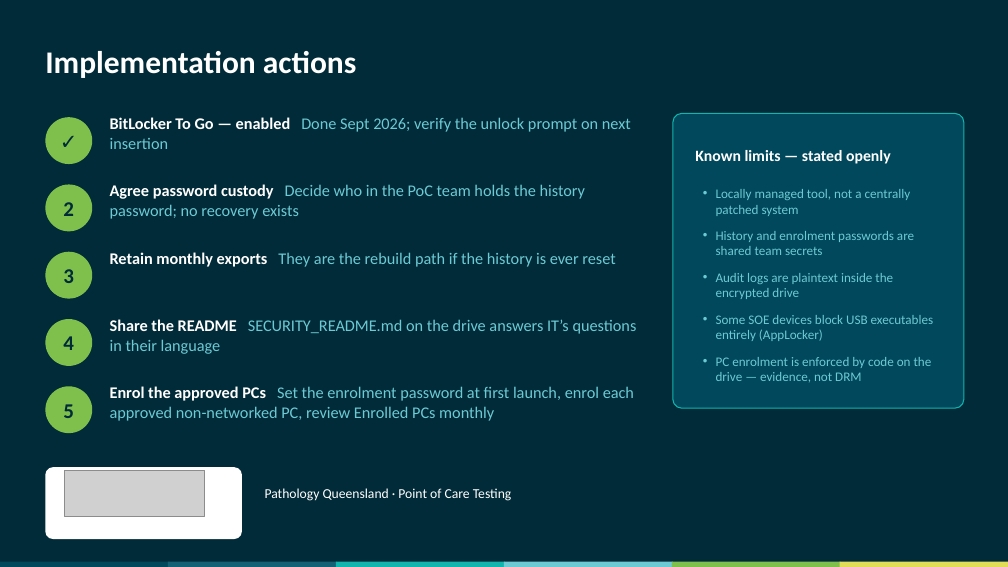
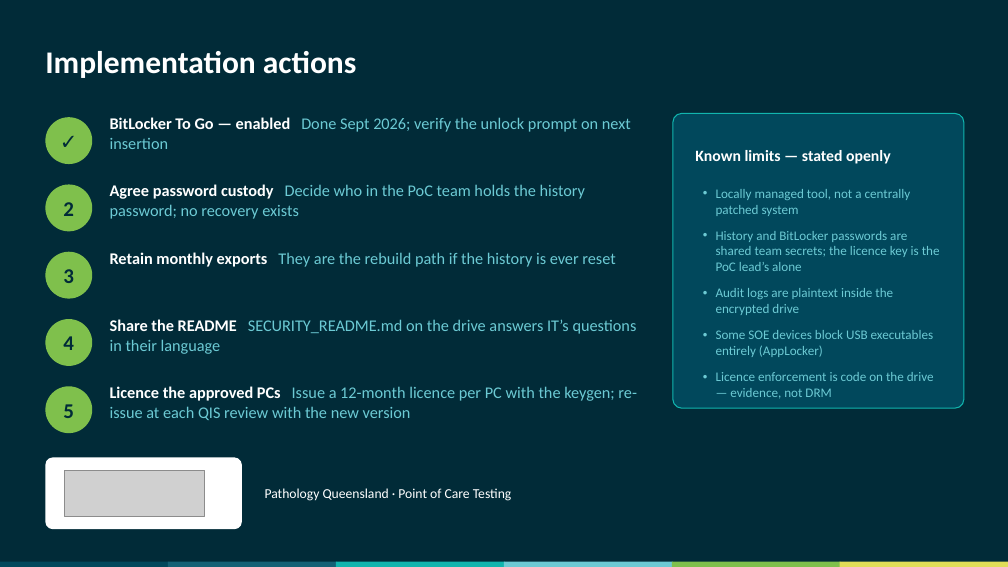
Before and after one commit to swornsealed/Report-app, a slide deck: slide 12 of PQ_Report_Generator_Security_Briefing.pptx. Drawn at 1008x567 pixels with LibreOffice and Linux fonts; fonts in the diff are those of the drawing; grey boxes stand for pictures. Boxes give left, top, right and bottom in pixels: in the first picture for what was removed or moved away, otherwise in the second. Text is boxed around its words. In the diff, an @@ line names an element or a change of style, - is before the commit and + after.

```diff
--- a/PQ_Report_Generator_Security_Briefing.pptx
+++ b/PQ_Report_Generator_Security_Briefing.pptx
@@ text at [716, 231, 940, 271]: text changed @@
-• History and enrolment passwords are shared team secrets
+• History and BitLocker passwords are shared team secrets; the licence key is the PoC lead’s alone
@@ text at [110, 386, 637, 420]: text changed @@
-Enrol the approved PCs Set the enrolment password at first launch, enrol each approved non-networked PC, review Enrolled PCs monthly
+Licence the approved PCs Issue a 12-month licence per PC with the keygen; re-issue at each QIS review with the new version
@@ text at [716, 372, 934, 399]: text changed @@
-• PC enrolment is enforced by code on the drive — evidence, not DRM
+• Licence enforcement is code on the drive — evidence, not DRM
@@ rounded rectangle: place and size @@
-rounded rectangle at [45, 467, 242, 539]
+rounded rectangle at [45, 457, 242, 529]
```
Also in this commit, not shown: 3 other slides changed, 14 other files.
